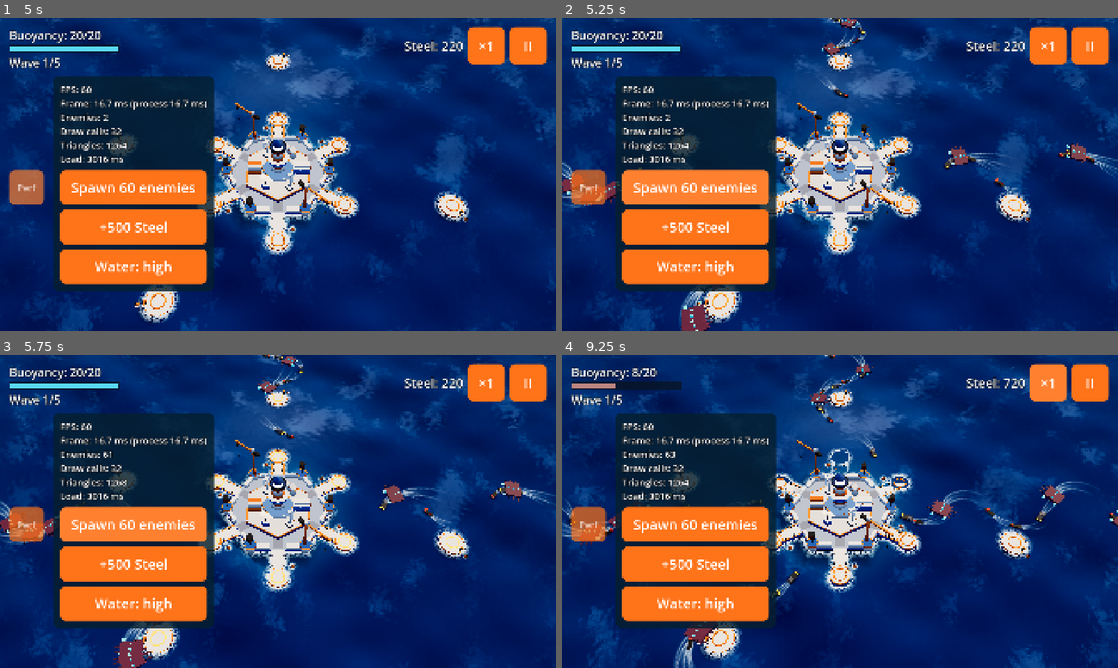
Above: before the commit, frames 1-4 (two rows, left to right).
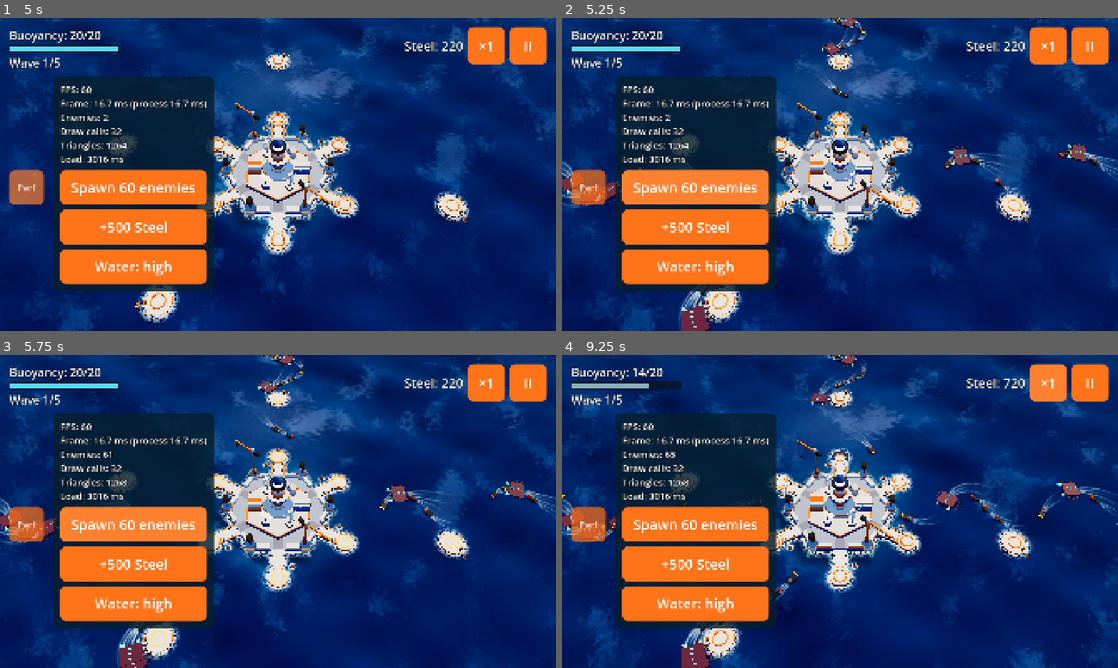
Above: after the commit, the same moments.

Repository: tinydustrystudio-hub/Hai-trinh
Game: Godot game, scene res://main/boot.tscn
Two runs of this game, one before a commit and one after it. Both use one fixed random seed, a clock stepped at 60 frames per second and the inputs below. Sound files missing from this copy of the repository are replaced by a short silence.
Inputs:
- Up to frame 1 (5 s): click "×1" at 0.5 s; click "×2" at 1.25 s; click "II" at 2 s; click "Restart" at 2.75 s; click "Call wave" at 3.5 s; click "Perf" at 4.25 s
- Up to frame 2 (5.25 s): click "Spawn 60 enemies" at 5 s
- Up to frame 3 (5.75 s): no input
- Up to frame 4 (9.25 s): click "+500 Steel" at 5.75 s; click "Water: high" at 6.5 s; click "Water: low" at 7.25 s; click "×1" at 8 s; click "×2" at 8.75 s

Frame 1 is identical in both runs. In frame 2, 0.8% of the frame differs, in the area x 0-100%, y 0-100%; in frame 3, 1.6%; in frame 4, 5.0%.

Commit message:
Góp ý 4 (mục 14): giãn cách địch, càng mạnh càng cách xa
Co-Authored-By: Claude Sonnet 5.5 <noreply@anthropic.com>
Claude-Session: https://claude.ai/code/session_017DSNC8MWevobFBo6fQDEF6

Diff:
--- a/core/data/combat_rules.gd
+++ b/core/data/combat_rules.gd
@@ -3,6 +3,14 @@
 ## Luật chung của trận (GDD mục 3.1): quy đổi bậc giáp 0–5 sang tỉ lệ giảm sát thương.
 
 @export var armor_tiers: PackedFloat32Array = PackedFloat32Array([0.0, 0.1, 0.2, 0.35, 0.5, 0.65])
+
+@export_group("Giãn cách địch")
+## Khoảng trống tối thiểu giữa hai thân tàu, tính theo kích thước thân, cho địch yếu nhất (góp ý 4: ít nhất 1/2).
+@export var spacing_base_ratio: float = 0.5
+## Mỗi lần máu gấp đôi máu tham chiếu thì tỉ lệ khoảng trống tăng thêm chừng này: càng mạnh càng cách xa.
+@export var spacing_per_doubling: float = 0.25
+## Máu tham chiếu của địch yếu nhất.
+@export var spacing_reference_health: float = 60.0
 
 
 ## Bậc giáp gần nhất với một tỉ lệ giáp.
@@ -17,3 +25,17 @@
 ## Tỉ lệ giáp của một bậc (kẹp trong bảng).
 func armor_of(tier: int) -> float:
 	return armor_tiers[clampi(tier, 0, armor_tiers.size() - 1)]
+
+
+## Tỉ lệ khoảng trống (so với kích thước thân) mà một địch cần quanh mình: 0,5 cho địch yếu nhất, tăng dần theo máu.
+func spacing_ratio(max_health: float) -> float:
+	var doublings: float = maxf(log(maxf(max_health, 1.0) / maxf(spacing_reference_health, 1.0)) / log(2.0), 0.0)
+	return spacing_base_ratio + spacing_per_doubling * doublings
+
+
+## Khoảng cách tâm-tới-tâm tối thiểu (đơn vị Godot) giữa hai địch trên cùng luồng: nửa hai thân cộng khoảng trống
+## theo địch cần nhiều chỗ hơn.
+func min_center_gap(a: EnemyData, b: EnemyData, units_per_cell: float) -> float:
+	var hull: float = (a.size_cells + b.size_cells) * 0.5
+	var gap: float = maxf(spacing_ratio(a.max_health) * a.size_cells, spacing_ratio(b.max_health) * b.size_cells)
+	return (hull + gap) * units_per_cell
--- a/data/combat_rules.tres
+++ b/data/combat_rules.tres
@@ -5,3 +5,6 @@
 [resource]
 script = ExtResource("1_rules")
 armor_tiers = PackedFloat32Array(0, 0.1, 0.2, 0.35, 0.5, 0.65)
+spacing_base_ratio = 0.5
+spacing_per_doubling = 0.25
+spacing_reference_health = 60.0
--- a/enemies/enemy.gd
+++ b/enemies/enemy.gd
@@ -24,6 +24,8 @@
 var counts_for_wave: bool = false
 ## Hướng đi hiện tại trên mặt nước (đã chuẩn hóa), cập nhật mỗi lần tàu đi.
 var forward: Vector3 = Vector3.FORWARD
+## Số thứ tự sinh ra, để phân xử khi hai địch đứng cùng chỗ.
+var serial: int = 0
 
 var _body: MeshInstance3D
 var _bob_phase: float = 0.0
@@ -64,10 +66,11 @@
 
 
 ## Đi tiếp delta giây. Trả true nếu vừa tới cuối luồng (lọt vào đảo).
-func advance(delta: float, wave_height: float) -> bool:
+## limit là quãng đường tối đa được tới (không đâm vào địch đi trước); không bao giờ lùi.
+func advance(delta: float, wave_height: float, limit: float = INF) -> bool:
 	speed_multiplier = status.speed_factor_now(data.is_boss)
 	status.advance(delta)
-	distance += data.speed_units() * speed_multiplier * delta
+	distance = maxf(distance, minf(distance + data.speed_units() * speed_multiplier * delta, limit))
 	if distance >= lane.length():
 		distance = lane.length()
 		return true
--- a/enemies/enemy_pool.gd
+++ b/enemies/enemy_pool.gd
@@ -39,6 +39,8 @@
 var _shadow_offset: Vector3 = Vector3.ZERO
 var _bar_basis: Basis = Basis.IDENTITY
 var _time: float = 0.0
+var _next_serial: int = 0
+var _limits: Dictionary[Enemy, float] = {}
 
 
 func _ready() -> void:
@@ -66,6 +68,8 @@
 	var enemy: Enemy = _free.pop_back()
 	var offset: float = _rng.randf_range(-LATERAL_SPREAD, LATERAL_SPREAD)
 	enemy.spawn(data, lane, offset, _rng.randf_range(0.0, TAU), start_distance)
+	enemy.serial = _next_serial
+	_next_serial += 1
 	active.append(enemy)
 	return enemy
 
@@ -104,17 +108,37 @@
 ## Cho mọi địch đi tiếp delta giây; địch tới cuối luồng thì báo lọt và trả về pool.
 func advance(delta: float) -> void:
 	_time += delta
+	_compute_limits()
 	for i: int in range(active.size() - 1, -1, -1):
 		var enemy: Enemy = active[i]
 		var height: float = 0.0
 		if ocean != null:
 			height = ocean.height_at(enemy.position.x, enemy.position.z, _time)
-		if enemy.advance(delta, height):
+		if enemy.advance(delta, height, _limits.get(enemy, INF)):
 			var damage: int = enemy.data.buoyancy_damage
 			Events.enemy_leaked.emit(enemy, damage)
 			release(enemy)
 	_update_bars()
 	_update_effects()
+
+
+## Giãn cách (góp ý 4, mục 14): mỗi địch không được tiến sát địch đi ngay trước nó trên cùng luồng;
+## khoảng trống tối thiểu là nửa kích thước thân, và địch càng mạnh càng cần xa (CombatRules.min_center_gap).
+func _compute_limits() -> void:
+	_limits.clear()
+	var by_lane: Dictionary[Lane, Array] = {}
+	for enemy: Enemy in active:
+		if not by_lane.has(enemy.lane):
+			by_lane[enemy.lane] = []
+		by_lane[enemy.lane].append(enemy)
+	for lane: Lane in by_lane:
+		var queue: Array = by_lane[lane]
+		queue.sort_custom(func(a: Enemy, b: Enemy) -> bool:
+			return a.distance > b.distance or (a.distance == b.distance and a.serial < b.serial))
+		for k: int in range(1, queue.size()):
+			var ahead: Enemy = queue[k - 1]
+			var behind: Enemy = queue[k]
+			_limits[behind] = ahead.distance - Enemy.RULES.min_center_gap(ahead.data, behind.data, MapLayout.UNITS_PER_CELL)
 
 
 ## Gây sát thương cho một địch; nếu hạ được thì báo và trả về pool. Trả sát thương thật.
--- /dev/null
+++ b/tests/test_spacing.gd
@@ -0,0 +1,97 @@
+extends GutTest
+## Giãn cách địch (góp ý 4, mục 14): hai địch trên cùng luồng cách nhau ít nhất nửa kích thước thân,
+## địch càng mạnh càng cách xa; địch phía sau dồn lại chứ không chồng lên địch phía trước.
+
+const RULES: CombatRules = preload("res://data/combat_rules.tres")
+const SKIFF: EnemyData = preload("res://data/enemies/raider_skiff.tres")
+const RAM: EnemyData = preload("res://data/enemies/ram_drone.tres")
+const CRAB: EnemyData = preload("res://data/enemies/spiked_crab.tres")
+const UNIT: float = MapLayout.UNITS_PER_CELL
+
+var _lane: Lane
+var _pool: EnemyPool
+
+
+func before_each() -> void:
+	_lane = Lane.new()
+	_lane.setup(0, PackedVector3Array([Vector3(-100, 0, 0), Vector3(100, 0, 0)]), &"LANE_EAST")
+	add_child_autofree(_lane)
+	_pool = add_child_autofree(EnemyPool.new())
+
+
+func test_weakest_enemy_keeps_half_a_body() -> void:
+	assert_almost_eq(RULES.spacing_ratio(RULES.spacing_reference_health), 0.5, 0.0001)
+	assert_almost_eq(RULES.spacing_ratio(1.0), 0.5, 0.0001, "yếu hơn tham chiếu vẫn không dưới 1/2")
+
+
+func test_stronger_means_farther() -> void:
+	assert_gt(RULES.spacing_ratio(120.0), RULES.spacing_ratio(60.0))
+	assert_almost_eq(RULES.spacing_ratio(120.0), 0.75, 0.0001, "máu gấp đôi thì thêm 0,25")
+	assert_gt(RULES.spacing_ratio(CRAB.max_health), RULES.spacing_ratio(SKIFF.max_health))
+	assert_gt(RULES.min_center_gap(CRAB, CRAB, UNIT), RULES.min_center_gap(SKIFF, SKIFF, UNIT))
+
+
+func test_min_center_gap_is_hull_plus_gap() -> void:
+	# Hai Xuồng Cướp: nửa thân + nửa thân + 1/2 thân.
+	var expected: float = (SKIFF.size_cells + 0.5 * SKIFF.size_cells) * UNIT
+	assert_almost_eq(RULES.min_center_gap(SKIFF, SKIFF, UNIT), expected, 0.0001)
+	# Cặp hỗn hợp theo địch cần nhiều chỗ hơn.
+	assert_gt(RULES.min_center_gap(SKIFF, CRAB, UNIT), RULES.min_center_gap(SKIFF, SKIFF, UNIT))
+
+
+func _run_seconds(seconds: float) -> void:
+	var elapsed: float = 0.0
+	while elapsed < seconds:
+		_pool.advance(0.1)
+		elapsed += 0.1
+
+
+func _assert_spacing_kept() -> void:
+	var by_distance: Array[Enemy] = _pool.active.duplicate()
+	by_distance.sort_custom(func(a: Enemy, b: Enemy) -> bool: return a.distance > b.distance)
+	for k: int in range(1, by_distance.size()):
+		var need: float = RULES.min_center_gap(by_distance[k - 1].data, by_distance[k].data, UNIT)
+		assert_gte(by_distance[k - 1].distance - by_distance[k].distance, need - 0.001, "địch %d đi sát địch trước" % k)
+
+
+func test_followers_queue_behind_a_slow_leader() -> void:
+	# Cua Giáp Gai (chậm) đi trước, Ca Nô Cảm Tử (nhanh) đuổi theo từ phía sau.
+	_pool.acquire(CRAB, _lane, 30.0)
+	_pool.acquire(RAM, _lane, 0.0)
+	_pool.acquire(RAM, _lane, 0.0)
+	_run_seconds(20.0)
+	_assert_spacing_kept()
+	var crab: Enemy = _pool.active[0]
+	var ram: Enemy = _pool.active[1]
+	assert_lt(ram.distance, crab.distance, "Ca Nô không vượt Cua")
+	assert_almost_eq(crab.distance - ram.distance, RULES.min_center_gap(CRAB, RAM, UNIT), 0.2, "Ca Nô dồn sát tới mức tối thiểu rồi dừng")
+
+
+func test_stacked_spawns_spread_out() -> void:
+	for i: int in 6:
+		_pool.acquire(SKIFF, _lane, 0.0)
+	_run_seconds(15.0)
+	_assert_spacing_kept()
+	var distances: Array[float] = []
+	for enemy: Enemy in _pool.active:
+		distances.append(enemy.distance)
+	assert_gt(distances.max() - distances.min(), 5.0 * RULES.min_center_gap(SKIFF, SKIFF, UNIT) - 0.1)
+
+
+func test_leader_never_slowed_by_followers() -> void:
+	var leader: Enemy = _pool.acquire(SKIFF, _lane, 40.0)
+	_pool.acquire(SKIFF, _lane, 38.0)
+	var before: float = leader.distance
+	_run_seconds(2.0)
+	assert_almost_eq(leader.distance - before, SKIFF.speed_units() * 2.0, 0.01)
+
+
+func test_other_lanes_do_not_block() -> void:
+	var other: Lane = Lane.new()
+	other.setup(1, PackedVector3Array([Vector3(-100, 0, 5), Vector3(100, 0, 5)]), &"LANE_WEST")
+	add_child_autofree(other)
+	var a: Enemy = _pool.acquire(CRAB, _lane, 20.0)
+	var b: Enemy = _pool.acquire(RAM, other, 19.0)
+	_run_seconds(1.0)
+	assert_gt(b.distance, 19.0 + RAM.speed_units() * 0.9, "luồng khác không cản nhau")
+	assert_not_null(a)
Not shown, changed: docs/gdd.md
Not shown, changed: docs/so-lieu-khoi-dau.md
